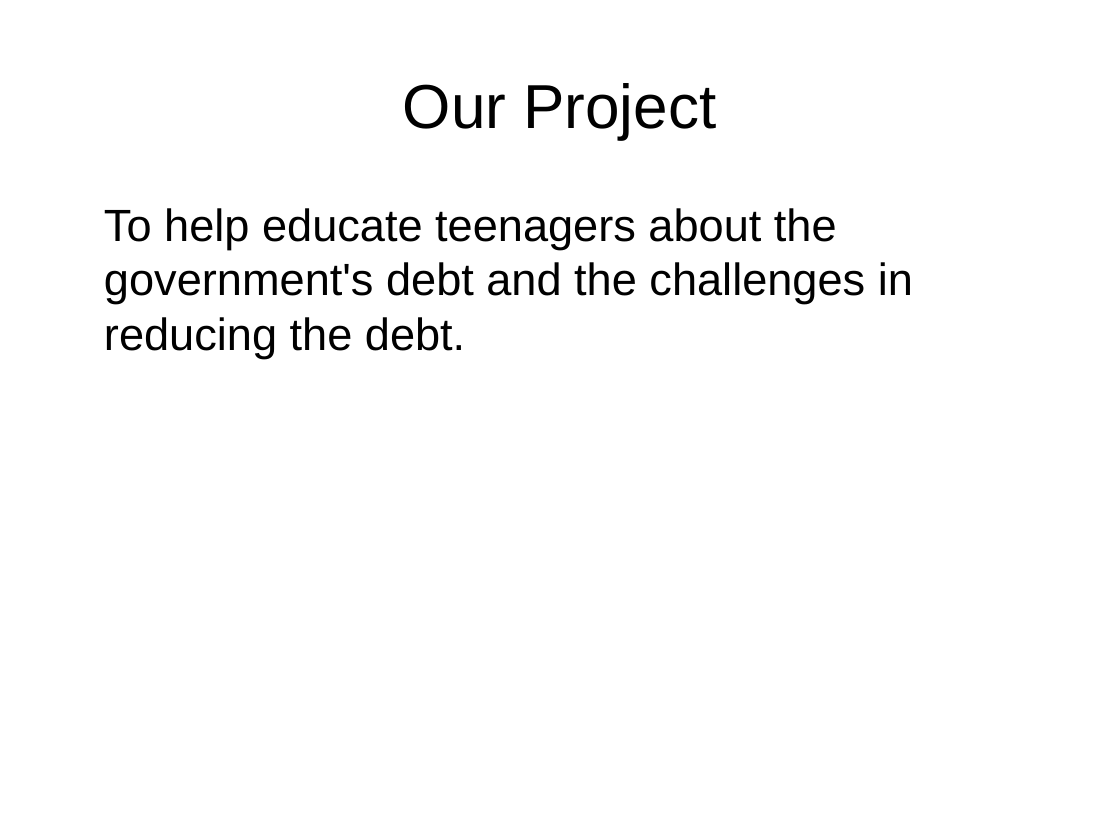
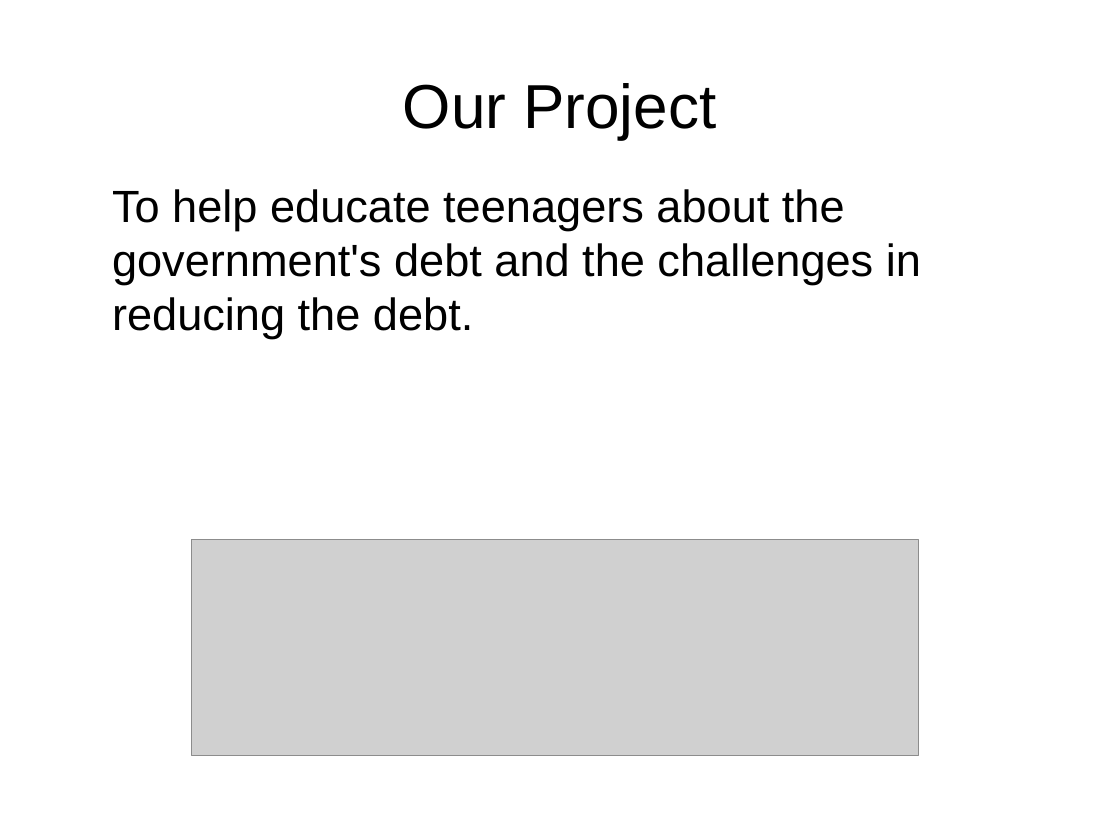
Before and after one commit to Gallefray/YRS-FOC-2014, a slide deck: slide 2 of Presentation.odp. Drawn at 1120x840 pixels with LibreOffice and Linux fonts; fonts in the diff are those of the drawing; grey boxes stand for pictures. Boxes give left, top, right and bottom in pixels: in the first picture for what was removed or moved away, otherwise in the second. Text is boxed around its words. In the diff, an @@ line names an element or a change of style, - is before the commit and + after.

```diff
--- a/Presentation.odp
+++ b/Presentation.odp
@@ text "To help educate teenagers about ...": place and size @@
-text "To help educate teenagers about ..." at (104,208,913,358)
+text "To help educate teenagers about ..." at (112,189,921,339)
@@ picture added at (191,540,919,755) @@
```
Also in this commit, not shown: 1 other slide changed, 1 slide added, 1 slide removed, 3 other files.
